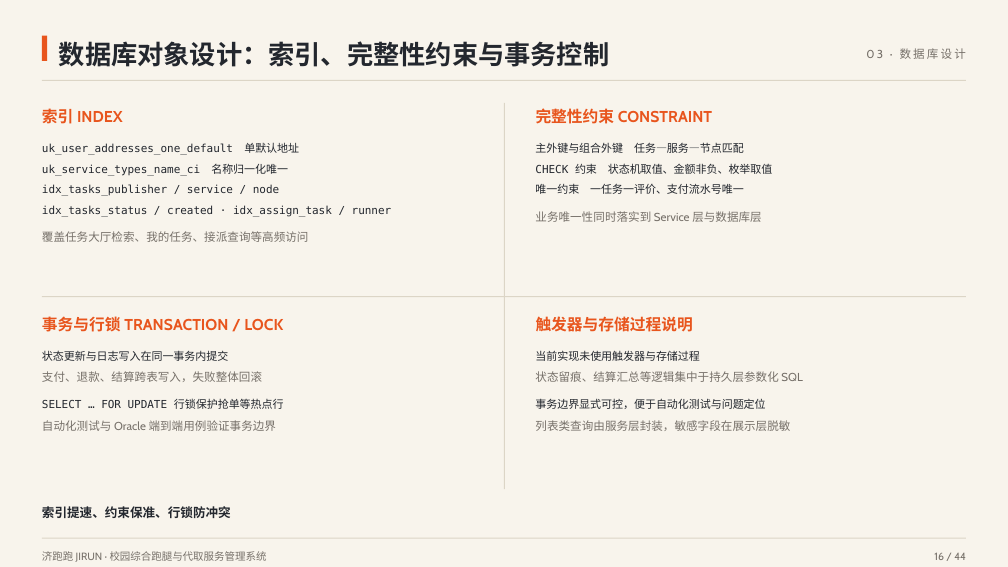
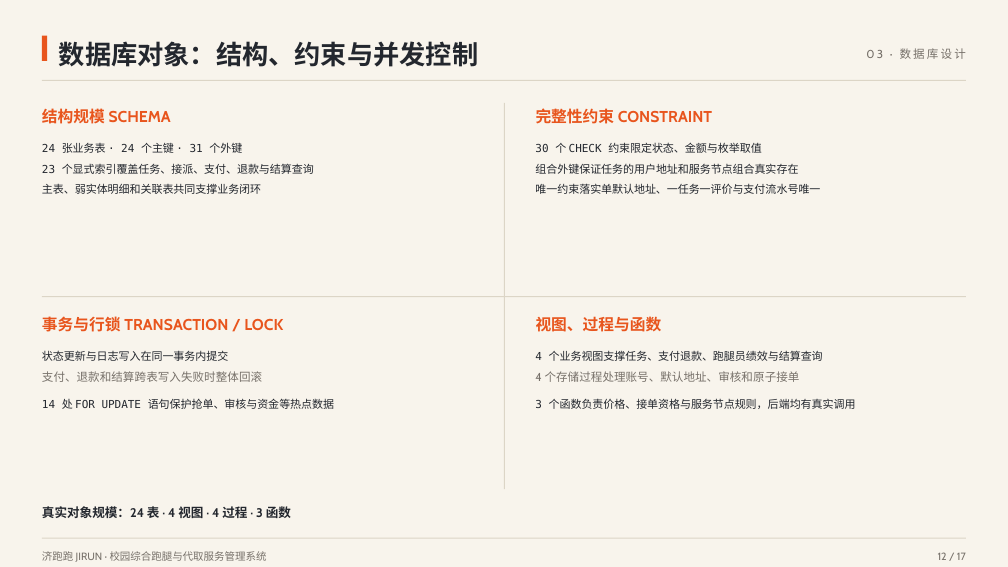
Before and after one commit to CampusDelivery-Team/campus-delivery, a slide deck: slide 11 of docs/校园综合跑腿与代取服务管理系统-课程设计答辩.pptx (slide 16 before the commit). Drawn at 1008x567 pixels with LibreOffice and Linux fonts; fonts in the diff are those of the drawing. Boxes give left, top, right and bottom in pixels: in the first picture for what was removed or moved away, otherwise in the second. Text is boxed around its words. In the diff, an @@ line names an element or a change of style, - is before the commit and + after.

```diff
--- a/docs/校园综合跑腿与代取服务管理系统-课程设计答辩.pptx
+++ b/docs/校园综合跑腿与代取服务管理系统-课程设计答辩.pptx
@@ text at bbox=[59, 41, 478, 67]: text changed @@
-数据库对象设计：索引、完整性约束与事务控制
+数据库对象：结构、约束与并发控制
@@ text at bbox=[42, 108, 171, 124]: text changed @@
-索引 INDEX
+结构规模 SCHEMA
@@ text at bbox=[42, 142, 314, 194]: text changed @@
-uk_user_addresses_one_default 单默认地址
-uk_service_types_name_ci 名称归一化唯一
-idx_tasks_publisher / service / node
-idx_tasks_status / created · idx_assign_task / runner
-覆盖任务大厅检索、我的任务、接派查询等高频访问
+24 张业务表 · 24 个主键 · 31 个外键
+23 个显式索引覆盖任务、接派、支付、退款与结算查询
+主表、弱实体明细和关联表共同支撑业务闭环
@@ text at bbox=[535, 142, 820, 194]: text changed @@
-主外键与组合外键 任务—服务—节点匹配
-CHECK 约束 状态机取值、金额非负、枚举取值
-唯一约束 一任务一评价、支付流水号唯一
-业务唯一性同时落实到 Service 层与数据库层
+30 个 CHECK 约束限定状态、金额与枚举取值
+组合外键保证任务的用户地址和服务节点组合真实存在
+唯一约束落实单默认地址、一任务一评价与支付流水号唯一
@@ text at bbox=[536, 316, 662, 332]: text changed @@
-触发器与存储过程说明
+视图、过程与函数
@@ text at bbox=[535, 350, 856, 409]: text changed; size 11 to 10.5 pt; font Cabin to DejaVu Sans Mono; text colour #77716A to #23272E @@
-当前实现未使用触发器与存储过程
-状态留痕、结算汇总等逻辑集中于持久层参数化 SQL
-事务边界显式可控，便于自动化测试与问题定位
-列表类查询由服务层封装，敏感字段在展示层脱敏
+4 个业务视图支撑任务、支付退款、跑腿员绩效与结算查询
+4 个存储过程处理账号、默认地址、审核和原子接单
+3 个函数负责价格、接单资格与服务节点规则，后端均有真实调用
@@ text at bbox=[42, 371, 334, 409]: text changed; size 11 to 10.5 pt; font Cabin to DejaVu Sans Mono; text colour #77716A to #23272E @@
-支付、退款、结算跨表写入，失败整体回滚
-SELECT … FOR UPDATE 行锁保护抢单等热点行
-自动化测试与 Oracle 端到端用例验证事务边界
+支付、退款和结算跨表写入失败时整体回滚
+14 处 FOR UPDATE 语句保护抢单、审核与资金等热点数据
@@ text at bbox=[42, 504, 291, 521]: text changed @@
-索引提速、约束保准、行锁防冲突
+真实对象规模：24 表 · 4 视图 · 4 过程 · 3 函数
@@ text at bbox=[938, 552, 966, 560]: text changed @@
-16 / 44
+12 / 17
```
Also in this commit, not shown: 15 other slides changed, 28 slides removed, 4 other files.
